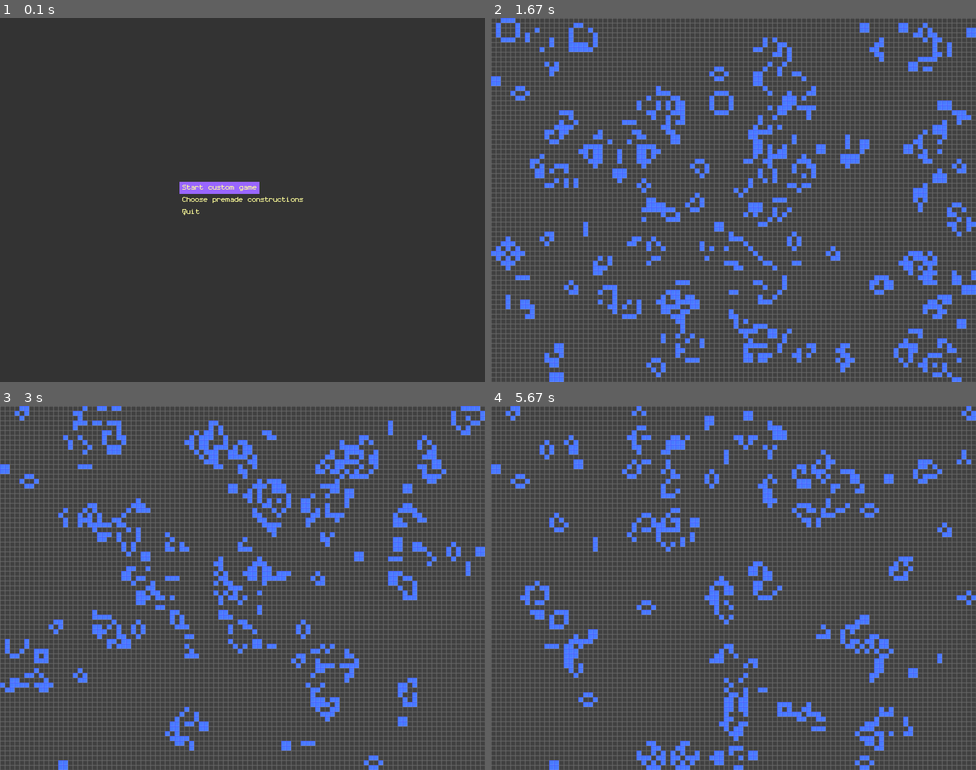
Above: before the commit, frames 1-4 (two rows, left to right).
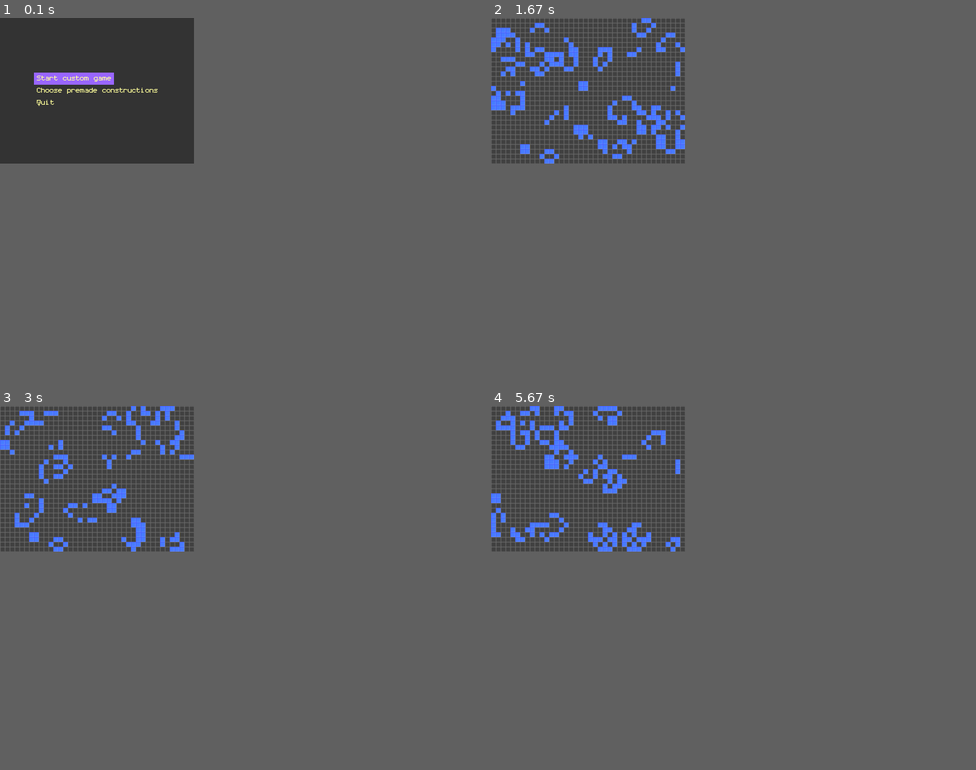
Above: after the commit, the same moments.

Repository: dzeban/PyGameOfLife
Game: pygame game, started from main.py
The game is run twice, just before and just after one commit, with the same random seed, the same clock (stepped at 60 frames per second) and the same inputs. The source is Python 2; it was converted automatically to run under Python 3.
Inputs:
- Up to frame 1 (0.1 s): no input
- Up to frame 2 (1.67 s): tap Enter at 0.33 s
- Up to frame 3 (3 s): no input
- Up to frame 4 (5.67 s): no input
In our replay, the window is 800x600 before the commit and 320x240 after it. These sizes can differ from the game's own. Grey fills any space a smaller window leaves; there, only what the larger window draws over its background counts as a difference.

The runs differ from the first frame. In frame 1, 1.5% of the frame differs, in the area x 7-63%, y 15-55%; in frame 2, 31%, in the area x 0-100%, y 0-100%; in frame 3, 30%; in frame 4, 29%.

Commit message:
Config file

Diff:
--- /dev/null
+++ b/config.py
@@ -0,0 +1,13 @@
+# Screen size
+WIDTH = 320
+HEIGHT = 240
+SCREEN_SIZE = (WIDTH, HEIGHT)
+
+# Update delay in ms
+DELAY = 100
+
+ALIVE_IMG_PATH="data/alive.png"
+DEAD_IMG_PATH="data/dead.png"
+
+ALIVE_IMG = None
+DEAD_IMG = None
--- a/game.py
+++ b/game.py
@@ -6,18 +6,14 @@
 import pygame
 from pygame.locals import *
 
+from config import *
+
 import sys
 import random
 
 #from IPython.core import ultratb
 #sys.excepthook = ultratb.FormattedTB(mode='Verbose',
              #color_scheme='Linux', call_pdb=1)
-
-#WIDTH = 320
-#HEIGHT = 240
-WIDTH = 800
-HEIGHT = 600
-SCREEN_SIZE = (WIDTH, HEIGHT)
 
 CELL_SIZE = 8
 SCREEN_CELLS = (WIDTH/CELL_SIZE, HEIGHT/CELL_SIZE)
@@ -27,8 +23,8 @@
 pygame.display.set_caption("Game of Life")
 screen = pygame.display.set_mode(SCREEN_SIZE)
 
-ALIVE_IMG = pygame.image.load("data/alive.png").convert()
-DEAD_IMG = pygame.image.load("data/dead.png").convert()
+ALIVE_IMG = pygame.image.load(ALIVE_IMG_PATH).convert()
+DEAD_IMG = pygame.image.load(DEAD_IMG_PATH).convert()
 
 class Cell(pygame.Rect):
     DEAD = 0
@@ -165,7 +161,7 @@
                 cells[x + i][y + j].alive()
 
 # define a main function
-def main(pattern=None):
+def main(screen, pattern=None):
 
     # define a variable to control the main loop
     running = True
@@ -187,8 +183,7 @@
 
         grid.update()
         pygame.display.update()
-        pygame.time.delay(30)
-
+        pygame.time.delay(DELAY)
 
 # run the main function only if this module is executed as the main script
 # (if you import this as a module then nothing is executed)
--- a/main.py
+++ b/main.py
@@ -5,12 +5,7 @@
 
 import game
 from menu import *
-
-#WIDTH = 320
-#HEIGHT = 240
-WIDTH = 800
-HEIGHT = 600
-SCREEN_SIZE = (WIDTH, HEIGHT)
+from config import *
 
 menu = None
 
@@ -32,7 +27,7 @@
     pygame.display.update()
 
 def start_custom_game():
-    game.main()
+    game.main(surface)
     reinit(menu)
 
 def start_premade_game():
@@ -51,7 +46,7 @@
 
                 if event.key == K_RETURN:
                     pos = menu.get_position()
-                    game.main(menu.lista[pos])
+                    game.main(surface, menu.lista[pos])
 
                 if event.key == K_ESCAPE:
                     return
